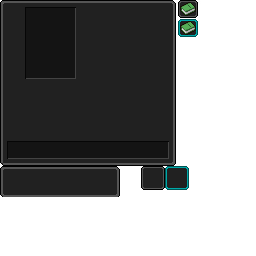
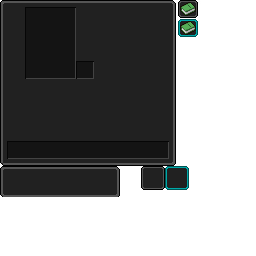
Layers edited between the first and the second 256×256 image:
added layer "레이어 31" above "레이어 19" over bbox(76, 61, 94, 79)
"레이어 18": blend normal → difference over bbox(76, 61, 94, 79)
